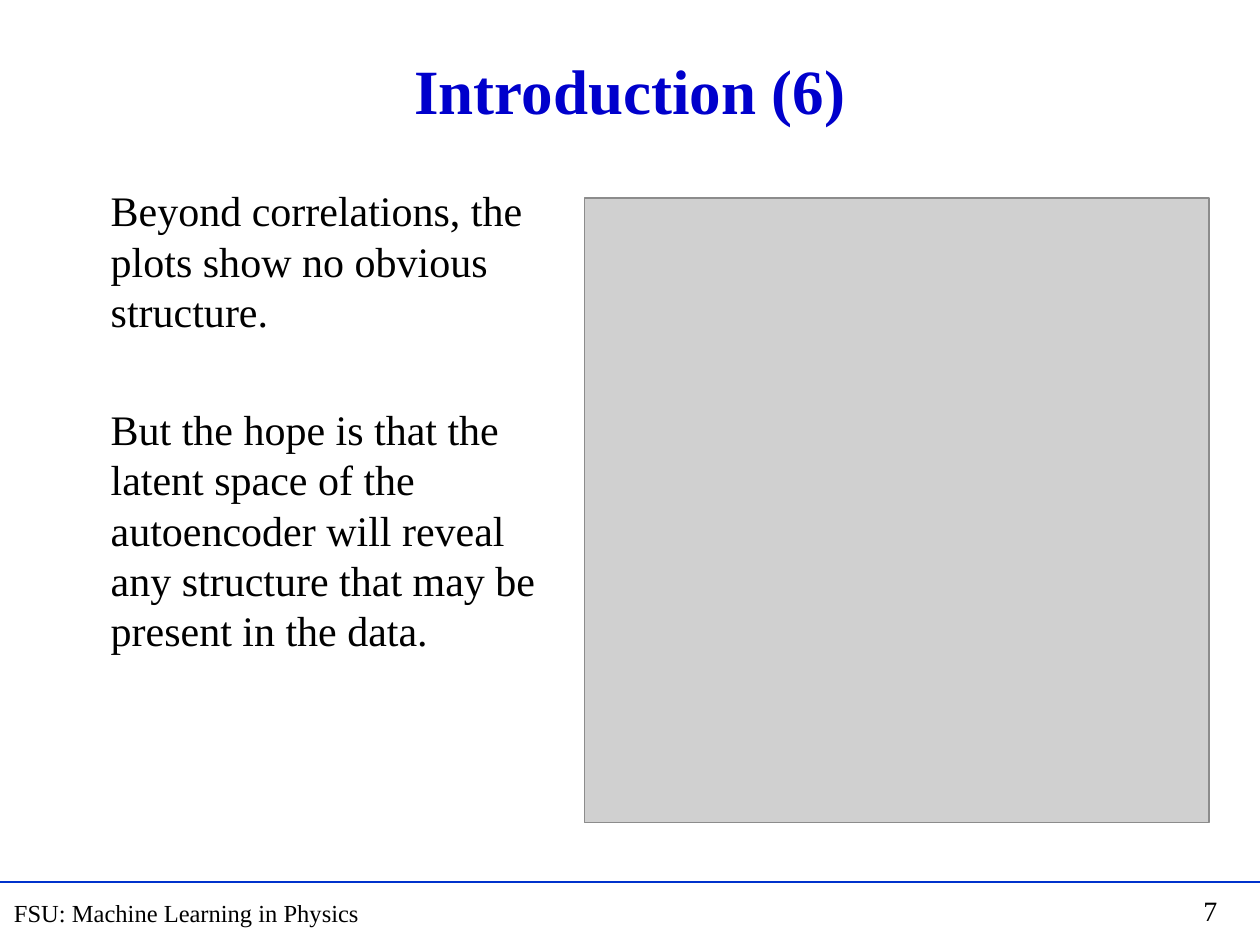
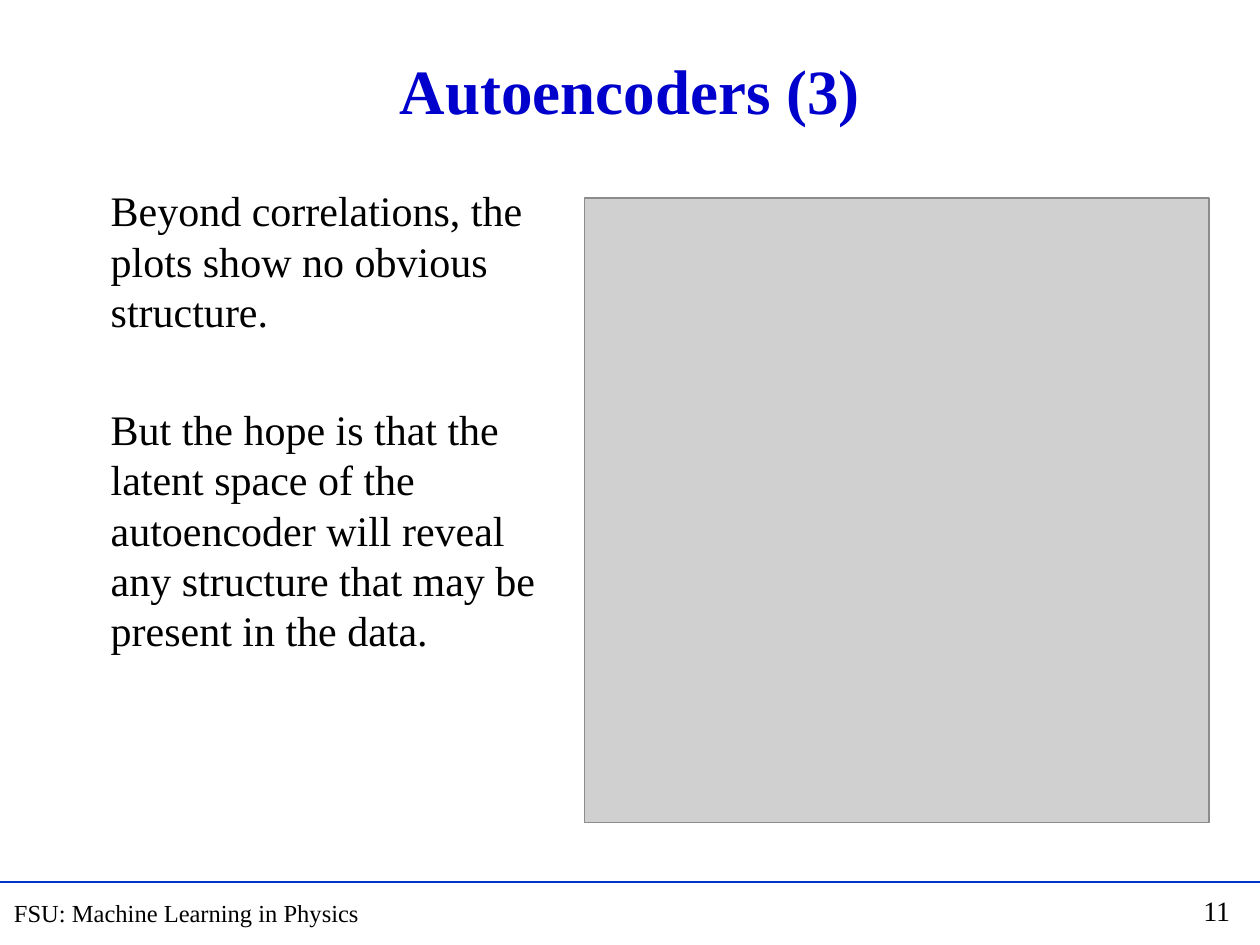
Before and after one commit to hbprosper/mlinphysics, a slide deck: slide 11 of Lectures/05.AE/Lecture_AE.pptx (slide 7 before the commit). Drawn at 1260x945 pixels with LibreOffice and Linux fonts; fonts in the diff are those of the drawing; grey boxes stand for pictures. Boxes give left, top, right and bottom in pixels: in the first picture for what was removed or moved away, otherwise in the second. Text is boxed around its words. In the diff, an @@ line names an element or a change of style, - is before the commit and + after.

```diff
--- a/Lectures/05.AE/Lecture_AE.pptx
+++ b/Lectures/05.AE/Lecture_AE.pptx
@@ title at [400, 70, 859, 126]: text changed @@
-Introduction (6)
+Autoencoders (3)
@@ page number at [1203, 902, 1230, 921]: text changed @@
-7
+11
```
Also in this commit, not shown: 8 other slides changed, 8 slides added, 3 slides removed, 2 other files.
